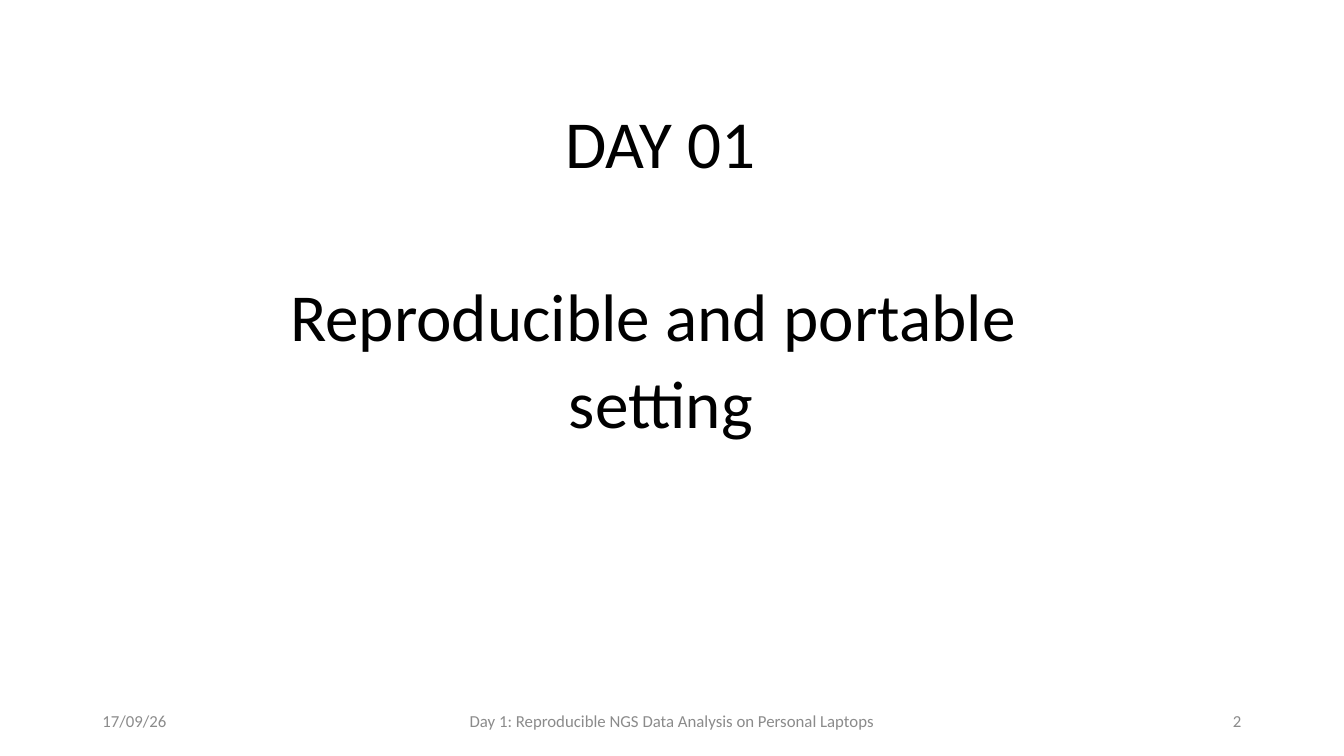
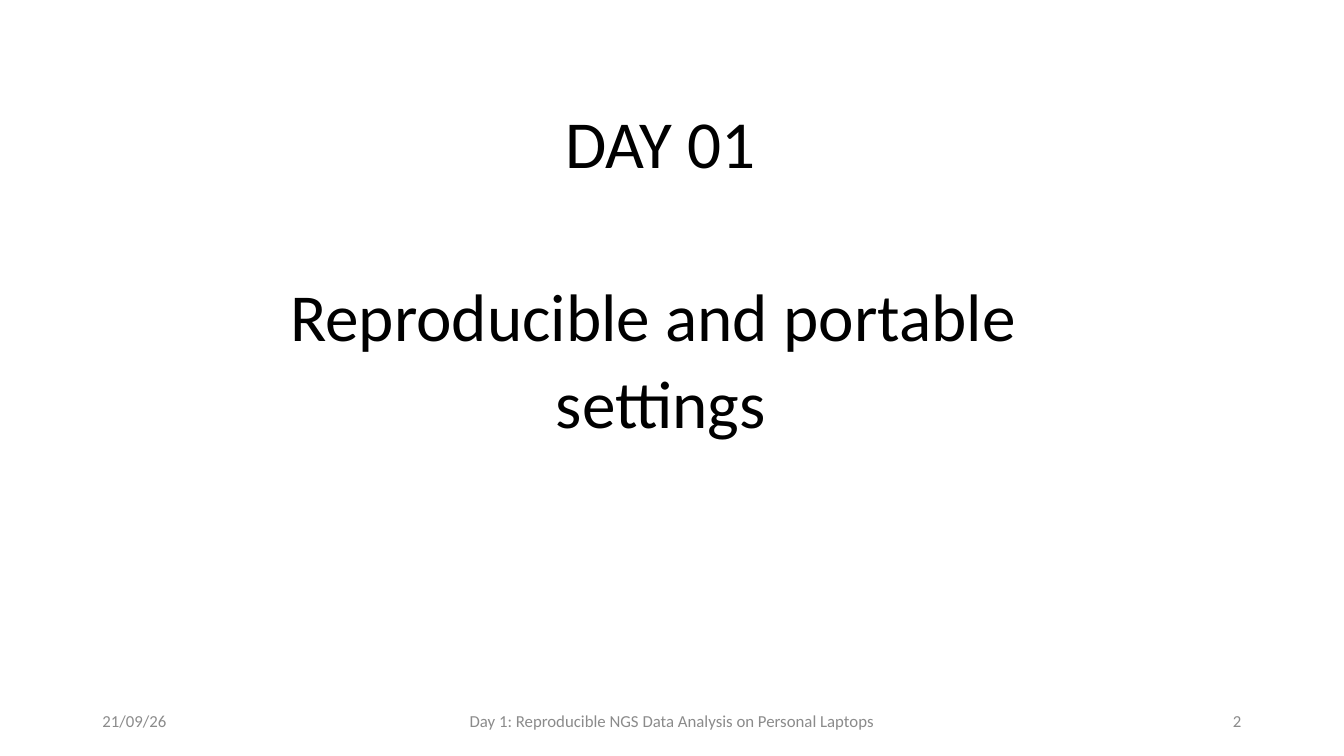
Before and after one commit to fgualdr/reproducible-ngs-workshop, a slide deck: slide 3 of power_point/Day1.pptx. Drawn at 1344x756 pixels with LibreOffice and Linux fonts; fonts in the diff are those of the drawing. Boxes give left, top, right and bottom in pixels: in the first picture for what was removed or moved away, otherwise in the second. Text is boxed around its words. In the diff, an @@ line names an element or a change of style, - is before the commit and + after.

```diff
--- a/power_point/Day1.pptx
+++ b/power_point/Day1.pptx
@@ text at box(556, 381, 766, 440): text changed @@
-setting
+settings
@@ text at box(102, 715, 166, 728): text changed @@
-17/09/26
+21/09/26
```
Also in this commit, not shown: 35 other slides changed, 1 slide added, 10 other files.
